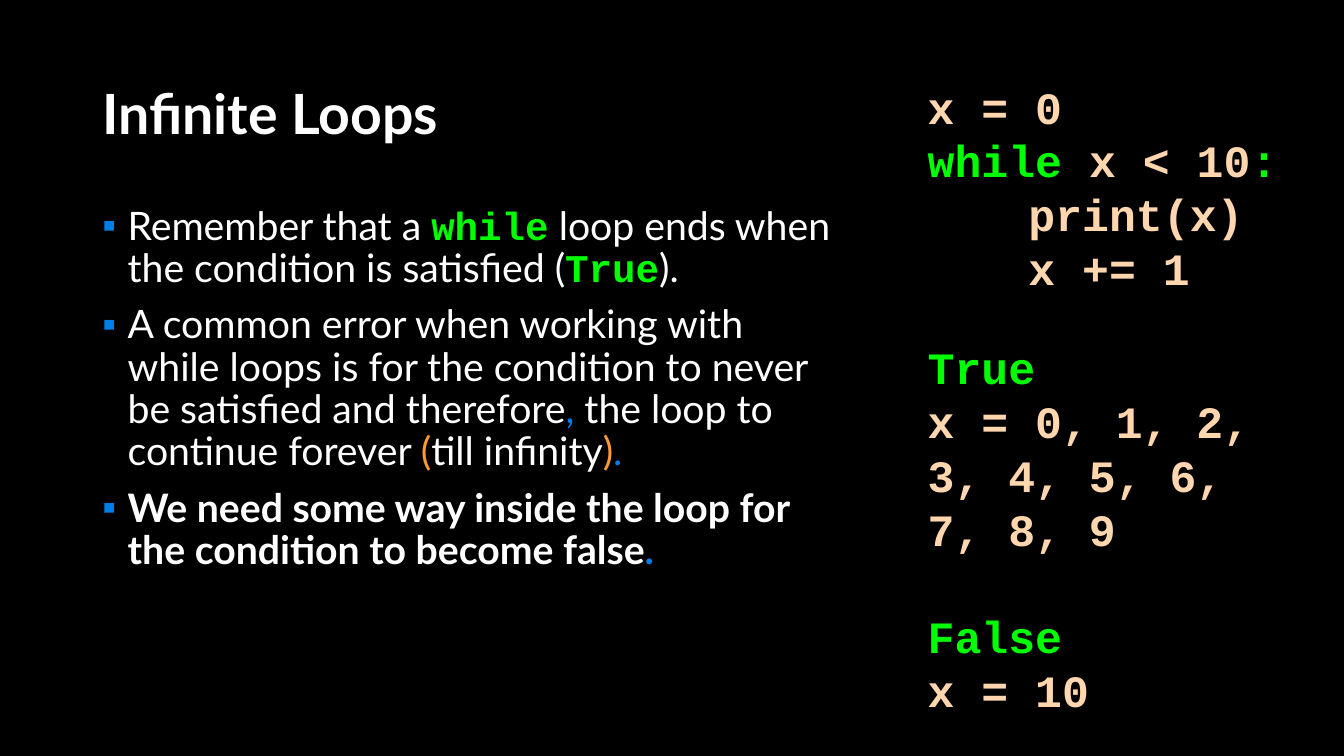
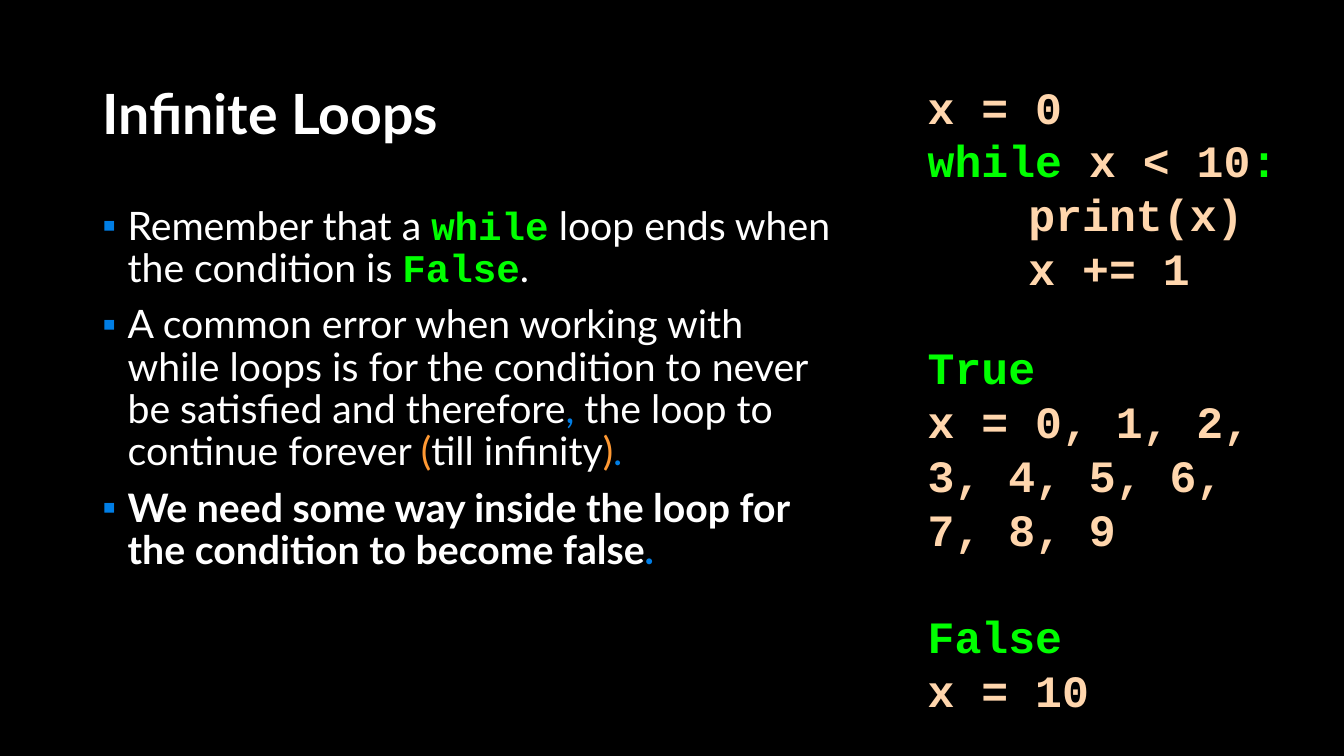
Before and after one commit to APS106/APS106-winter-2022-material, a slide deck: slide 22 of lectures/week4/lecture1/slides/week4_lecture1.pptx. Drawn at 1344x756 pixels with LibreOffice and Linux fonts; fonts in the diff are those of the drawing; background and template pictures are left out. Boxes give left, top, right and bottom in pixels: in the first picture for what was removed or moved away, otherwise in the second. Text is boxed around its words. In the diff, an @@ line names an element or a change of style, - is before the commit and + after.

```diff
--- a/lectures/week4/lecture1/slides/week4_lecture1.pptx
+++ b/lectures/week4/lecture1/slides/week4_lecture1.pptx
@@ text at [128,211,830,283]: text changed @@
-▪ Remember that a while loop ends when the condition is satisfied (True).
+▪ Remember that a while loop ends when the condition is False.
```
Also in this commit, not shown: 6 other files.
